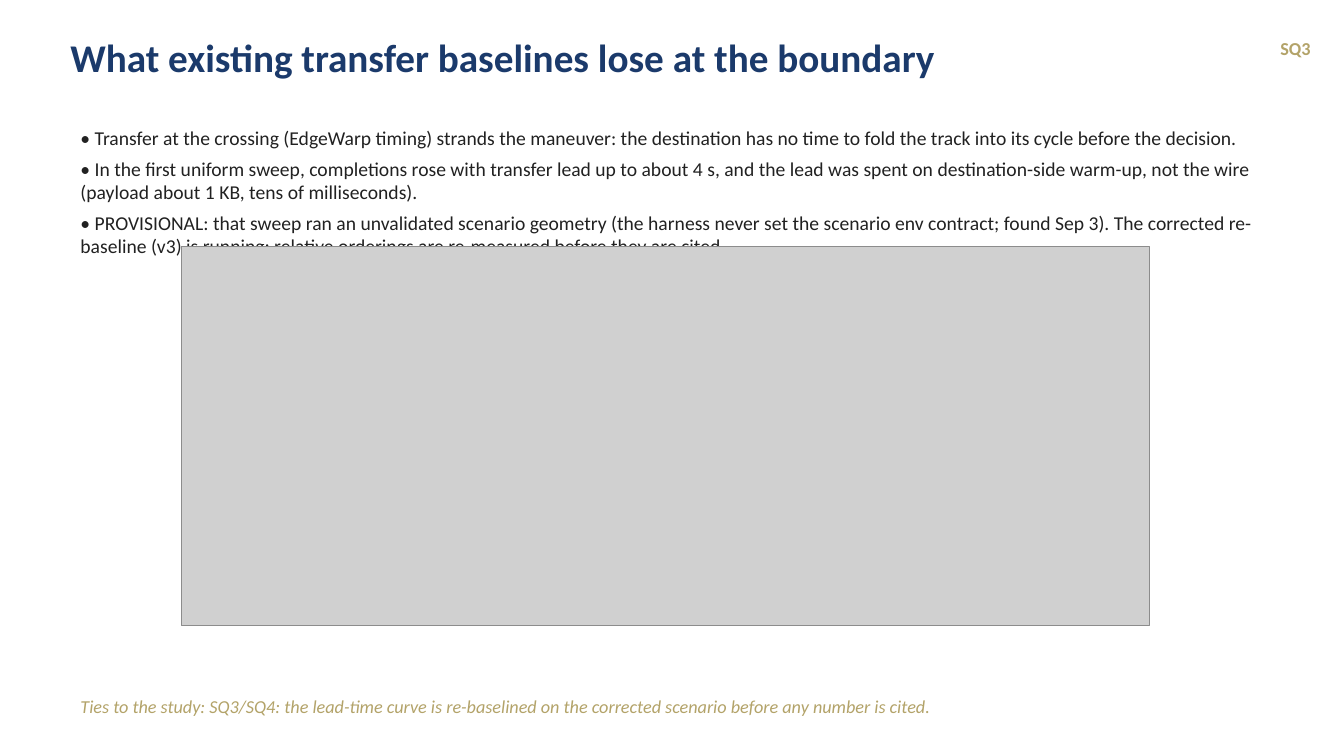
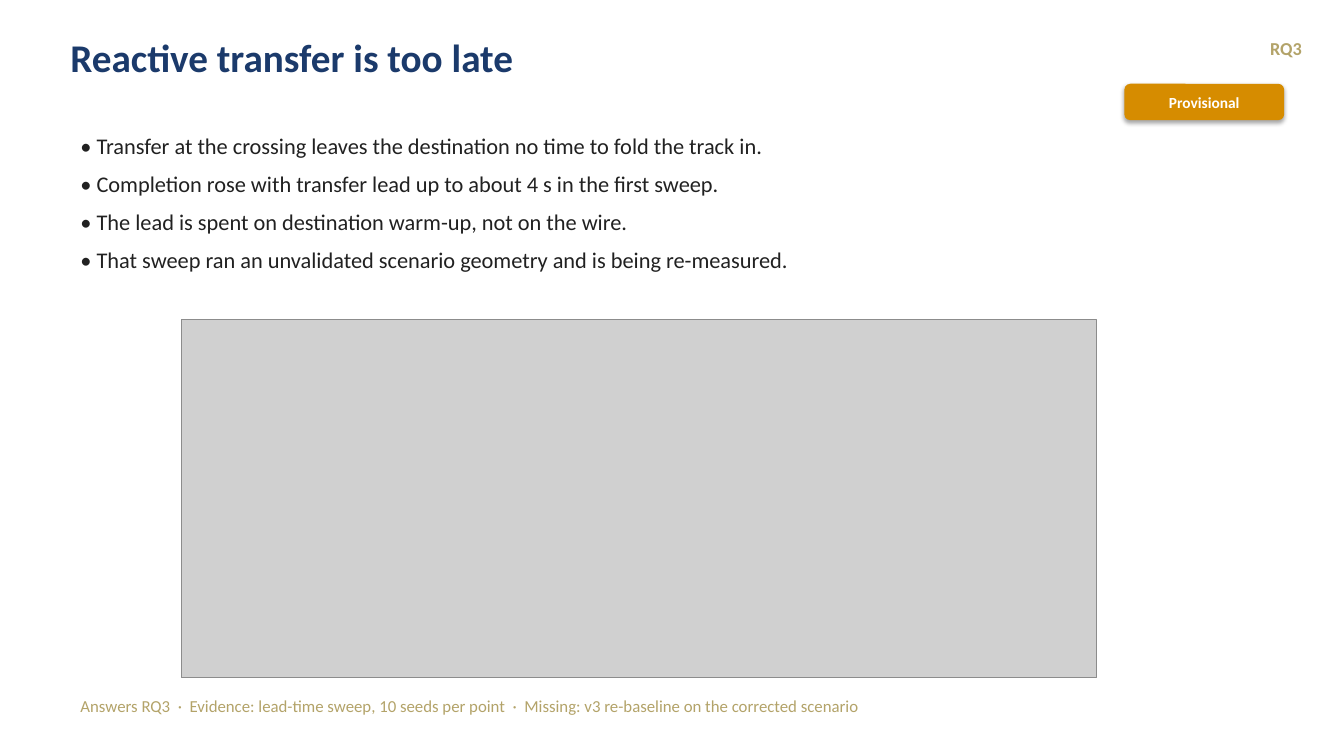
Before and after one commit to tlandle/eCAV, a slide deck: slide 9 of docs/kb/decks/khonsu_story_2026-09-04.pptx (slide 8 before the commit). Drawn at 1344x756 pixels with LibreOffice and Linux fonts; fonts in the diff are those of the drawing; grey boxes stand for pictures. Boxes give left, top, right and bottom in pixels: in the first picture for what was removed or moved away, otherwise in the second. Text is boxed around its words. In the diff, an @@ line names an element or a change of style, - is before the commit and + after.

Commit message:
KB deck baseline: RQ-form khonsu_story

```diff
--- a/docs/kb/decks/khonsu_story_2026-09-04.pptx
+++ b/docs/kb/decks/khonsu_story_2026-09-04.pptx
@@ text at (70, 44, 513, 73): text changed @@
-What existing transfer baselines lose at the boundary
+Reactive transfer is too late
@@ text added at (1270, 43, 1302, 58), 13 pt, text #B3A369, bold @@
+RQ3
@@ text removed at (1280, 43, 1310, 58) @@
-SQ3
@@ rounded rectangle added at (1124, 84, 1285, 120), fill #D68C00, 11 pt, text #FFFFFF, bold @@
+Provisional
@@ text at (97, 138, 787, 272): text changed; size 14 to 16 pt @@
-• Transfer at the crossing (EdgeWarp timing) strands the maneuver: the destination has no time to fold the track into its cycle before the decision.
-• In the first uniform sweep, completions rose with transfer lead up to about 4 s, and the lead was spent on destination-side warm-up, not the wire (payload about 1 KB, tens of milliseconds).
-• PROVISIONAL: that sweep ran an unvalidated scenario geometry (the harness never set the scenario env contract; found Sep 3). The corrected re-baseline (v3) is running; relative orderings are re-measured before they are cited.
+• Transfer at the crossing leaves the destination no time to fold the track in.
+• Completion rose with transfer lead up to about 4 s in the first sweep.
+• The lead is spent on destination warm-up, not on the wire.
+• That sweep ran an unvalidated scenario geometry and is being re-measured.
@@ picture: place and size @@
-picture at (181, 247, 1149, 626)
+picture at (181, 320, 1097, 678)
@@ text at (80, 700, 858, 715): text changed; size 13 to 12 pt; italic off @@
-Ties to the study: SQ3/SQ4: the lead-time curve is re-baselined on the corrected scenario before any number is cited.
+Answers RQ3 · Evidence: lead-time sweep, 10 seeds per point · Missing: v3 re-baseline on the corrected scenario
```
Also in this commit, not shown: 5 other slides changed, 10 slides added, 9 slides removed.
